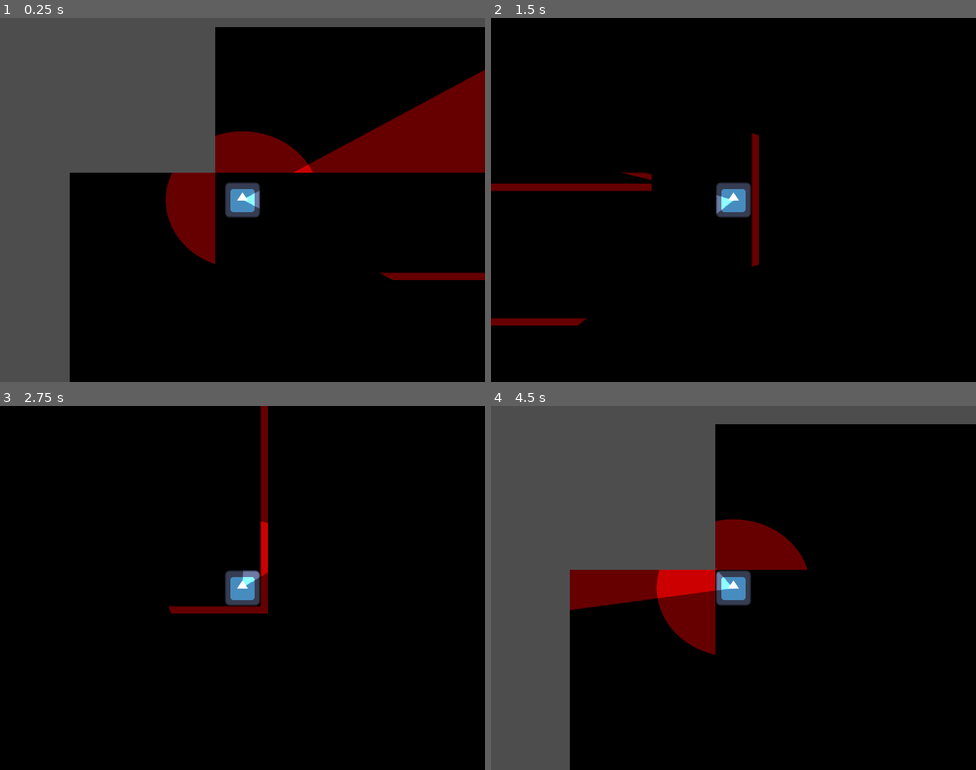
Above: before the commit, frames 1-4 (two rows, left to right).
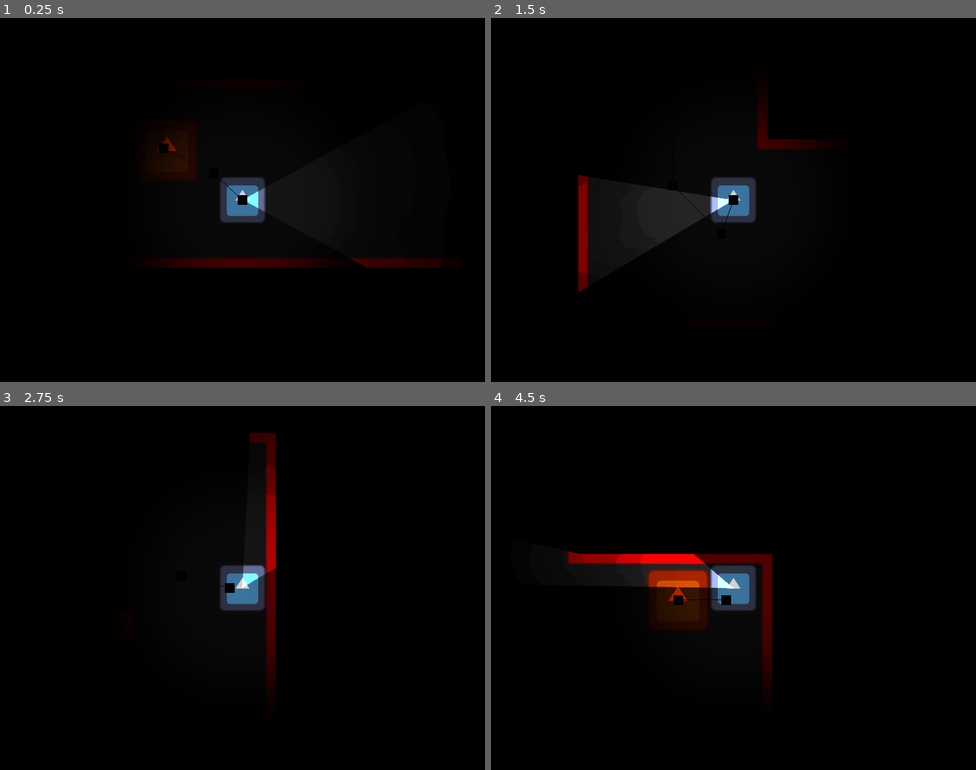
Above: after the commit, the same moments.

Repository: TomkoSK/maze-minigame
Game: Godot game, scene res://Scenes/Main.tscn
Two runs of this game, one before a commit and one after it. Both use one fixed random seed, a clock stepped at 60 frames per second and the inputs below. Before the commit the project starts from res://Main.tscn. The engine's default icon, where the game draws it, is replaced by a stand-in: a white triangle on a blue panel in a dark square.
Inputs (mouse positions are in pixels of both pictures, inside the frame that each line leads up to):
- Up to frame 1 (0.25 s): no input
- Up to frame 2 (1.5 s): move the mouse to (840, 181) at 0.52 s; hold D (right) 0.53-1.28 s; click (840, 181) at 0.67 s; move the mouse to (636, 218) at 1.27 s; hold S (down) from 1.28 s (still down); click (636, 218) at 1.42 s
- Up to frame 3 (2.75 s): tap Enter at 2 s; move the mouse to (291, 507) at 2.02 s; release S (down) at 2.03 s; hold D (right) from 2.03 s (still down); click (291, 507) at 2.17 s
- Up to frame 4 (4.5 s): tap Space at 2.75 s; move the mouse to (709, 660) at 2.77 s; release D (right) at 2.78 s; hold W (up) 2.78-3.53 s; click (709, 660) at 2.92 s; move the mouse to (879, 642) at 3.52 s; hold A (left) from 3.53 s (still down); click (879, 642) at 3.67 s; move the mouse to (588, 533) at 4.27 s; click (588, 533) at 4.42 s

The runs differ from the first frame. In frame 1, 41% of the frame differs, in the area x 0-100%, y 0-100%; in frame 2, 5.8%; in frame 3, 3.3%; in frame 4, 40%.

Commit message:
monster pathfinding added

Diff:
--- a/Player.gd
+++ /dev/null
@@ -1,12 +0,0 @@
-extends CharacterBody2D
-
-@export var SPEED = 200
-
-func _process(_delta):
-	velocity = Input.get_vector("left", "right", "up", "down")*SPEED
-
-	var cursorPos = get_viewport().get_mouse_position()
-	$Flashlight.rotation = Vector2(400, 300).direction_to(cursorPos).angle()
-
-func _physics_process(_delta):
-	move_and_slide()
--- a/Main.tscn
+++ b/Scenes/Main.tscn
@@ -1,18 +1,28 @@
-[gd_scene load_steps=20 format=3 uid="uid://do4gjc6blpi8v"]
-
-[ext_resource type="Script" path="res://MazeManager.gd" id="1_mrxi8"]
-[ext_resource type="PackedScene" uid="uid://djfyvo87iv3jf" path="res://Player.tscn" id="1_y7pjd"]
-[ext_resource type="Texture2D" uid="uid://50qtjxo1jvgh" path="res://tileset.png" id="2_lhrdw"]
-[ext_resource type="Texture2D" uid="uid://cspydg8dxv3gg" path="res://walls.png" id="3_67cd7"]
-[ext_resource type="Texture2D" uid="uid://ce76jcx5nlrgd" path="res://white.png" id="3_fjeeh"]
-
-[sub_resource type="OccluderPolygon2D" id="OccluderPolygon2D_uxn13"]
-polygon = PackedVector2Array(-1, -20, 1, -20, 1, 20, -1, 20)
+[gd_scene load_steps=31 format=3 uid="uid://do4gjc6blpi8v"]
+
+[ext_resource type="PackedScene" uid="uid://djfyvo87iv3jf" path="res://Scenes/Player.tscn" id="1_ag412"]
+[ext_resource type="Texture2D" uid="uid://ce76jcx5nlrgd" path="res://white.png" id="2_eiaci"]
+[ext_resource type="Texture2D" uid="uid://cspydg8dxv3gg" path="res://walls.png" id="3_o24my"]
+[ext_resource type="Texture2D" uid="uid://50qtjxo1jvgh" path="res://tileset.png" id="4_45m5v"]
+[ext_resource type="Script" path="res://Scripts/MazeManager.gd" id="5_hr54a"]
+[ext_resource type="PackedScene" uid="uid://dayha74lfgw5e" path="res://Scenes/Monster.tscn" id="6_0d36j"]
+
+[sub_resource type="NavigationPolygon" id="NavigationPolygon_r70hx"]
+source_geometry_group_name = &"navigation_polygon_source_group"
+
+[sub_resource type="OccluderPolygon2D" id="OccluderPolygon2D_gnlcd"]
+polygon = PackedVector2Array(-1, -20, 1, -20, 1, 20, -1, 20, -1, -2)
+
+[sub_resource type="NavigationPolygon" id="NavigationPolygon_svpc5"]
+source_geometry_group_name = &"navigation_polygon_source_group"
 
 [sub_resource type="OccluderPolygon2D" id="OccluderPolygon2D_u771t"]
 polygon = PackedVector2Array(20, -1, 20, 1, -20, 1, -20, -1)
 
-[sub_resource type="OccluderPolygon2D" id="OccluderPolygon2D_bqt5f"]
+[sub_resource type="OccluderPolygon2D" id="OccluderPolygon2D_j16hm"]
+
+[sub_resource type="OccluderPolygon2D" id="OccluderPolygon2D_5uvdx"]
+polygon = PackedVector2Array(-1, 20, 1, 20, 1, 1, 20, 1, 20, -1, 1, -1, 1, -20, -1, -20, -1, -1, -20, -1, -20, 1, -1, 1)
 
 [sub_resource type="OccluderPolygon2D" id="OccluderPolygon2D_33s0u"]
 polygon = PackedVector2Array(-1, 20, 1, 20, 1, 1, 20, 1, 20, -1, -1, -1)
@@ -20,38 +30,52 @@
 [sub_resource type="OccluderPolygon2D" id="OccluderPolygon2D_axyuf"]
 polygon = PackedVector2Array(20, 1, 20, -1, 1, -1, 1, -20, -1, -20, -1, 1)
 
+[sub_resource type="OccluderPolygon2D" id="OccluderPolygon2D_t2o5a"]
+polygon = PackedVector2Array(20, -1, 20, 1, -16, 1, -16, -1)
+
 [sub_resource type="OccluderPolygon2D" id="OccluderPolygon2D_fnome"]
 polygon = PackedVector2Array(1, 20, -1, 20, -1, 1, -20, 1, -20, -1, 1, -1)
 
 [sub_resource type="OccluderPolygon2D" id="OccluderPolygon2D_p3bin"]
 polygon = PackedVector2Array(1, -20, -1, -20, -1, -1, -20, -1, -20, 1, 1, 1)
 
+[sub_resource type="OccluderPolygon2D" id="OccluderPolygon2D_gai20"]
+polygon = PackedVector2Array(-20, -1, -20, 1, 16, 1, 16, -1)
+
 [sub_resource type="OccluderPolygon2D" id="OccluderPolygon2D_l7opo"]
 polygon = PackedVector2Array(-20, -1, 20, -1, 20, 1, 1, 1, 1, 20, -1, 20, -1, 1, -20, 1)
 
 [sub_resource type="OccluderPolygon2D" id="OccluderPolygon2D_c637b"]
 polygon = PackedVector2Array(1, 20, 1, -20, -1, -20, -1, -1, -20, -1, -20, 1, -1, 1, -1, 20)
 
+[sub_resource type="OccluderPolygon2D" id="OccluderPolygon2D_pca2n"]
+polygon = PackedVector2Array(1, -20, -1, -20, -1, 16, 1, 16)
+
 [sub_resource type="OccluderPolygon2D" id="OccluderPolygon2D_sg3yt"]
 polygon = PackedVector2Array(-20, 1, 20, 1, 20, -1, 1, -1, 1, -20, -1, -20, -1, -1, -20, -1)
 
 [sub_resource type="OccluderPolygon2D" id="OccluderPolygon2D_4agq5"]
 polygon = PackedVector2Array(-1, 20, -1, -20, 1, -20, 1, -1, 20, -1, 20, 1, 1, 1, 1, 20)
 
+[sub_resource type="OccluderPolygon2D" id="OccluderPolygon2D_pwtp4"]
+polygon = PackedVector2Array(1, -16, 1, 20, -1, 20, -1, -16)
+
 [sub_resource type="TileSetAtlasSource" id="TileSetAtlasSource_t4pw7"]
-texture = ExtResource("3_67cd7")
+texture = ExtResource("3_o24my")
 separation = Vector2i(1, 1)
 texture_region_size = Vector2i(40, 40)
 0:0/0 = 0
-0:0/0/occlusion_layer_0/polygon = SubResource("OccluderPolygon2D_uxn13")
+0:0/0/occlusion_layer_0/polygon = SubResource("OccluderPolygon2D_gnlcd")
 0:0/0/physics_layer_0/linear_velocity = Vector2(0, 0)
 0:0/0/physics_layer_0/angular_velocity = 0.0
 0:0/0/physics_layer_0/polygon_0/points = PackedVector2Array(-5, -20, 5, -20, 5, 20, -5, 20)
+0:0/0/navigation_layer_0/polygon = SubResource("NavigationPolygon_r70hx")
 0:1/0 = 0
 0:1/0/occlusion_layer_0/polygon = SubResource("OccluderPolygon2D_u771t")
 0:1/0/physics_layer_0/linear_velocity = Vector2(0, 0)
 0:1/0/physics_layer_0/angular_velocity = 0.0
 0:1/0/physics_layer_0/polygon_0/points = PackedVector2Array(20, -5, 20, 5, -20, 5, -20, -5)
+0:1/0/navigation_layer_0/polygon = SubResource("NavigationPolygon_svpc5")
 1:1/0 = 0
 1:1/0/occlusion_layer_0/polygon = SubResource("OccluderPolygon2D_axyuf")
 1:1/0/physics_layer_0/linear_velocity = Vector2(0, 0)
@@ -105,17 +129,60 @@
 4:1/0/physics_layer_0/polygon_1/points = PackedVector2Array(5, 20, 5, 5, -5, 5, -5, 20)
 4:1/0/physics_layer_0/polygon_2/points = PackedVector2Array(5, -5, -5, -5, -5, -20, 5, -20)
 0:2/0 = 0
-0:2/0/occlusion_layer_0/polygon = SubResource("OccluderPolygon2D_bqt5f")
+0:2/0/occlusion_layer_0/polygon = SubResource("OccluderPolygon2D_j16hm")
 0:2/0/physics_layer_0/linear_velocity = Vector2(0, 0)
 0:2/0/physics_layer_0/angular_velocity = 0.0
 0:2/0/physics_layer_0/polygon_0/points = PackedVector2Array(-20, -20, 20, -20, 20, 20, -20, 20)
+1:2/0 = 0
+1:2/0/occlusion_layer_0/polygon = SubResource("OccluderPolygon2D_t2o5a")
+1:2/0/physics_layer_0/linear_velocity = Vector2(0, 0)
+1:2/0/physics_layer_0/angular_velocity = 0.0
+1:2/0/physics_layer_0/polygon_0/points = PackedVector2Array(-20, -5, 20, -5, 20, 5, -20, 5)
+2:2/0 = 0
+2:2/0/occlusion_layer_0/polygon = SubResource("OccluderPolygon2D_gai20")
+2:2/0/physics_layer_0/linear_velocity = Vector2(0, 0)
+2:2/0/physics_layer_0/angular_velocity = 0.0
+2:2/0/physics_layer_0/polygon_0/points = PackedVector2Array(-20, -5, 20, -5, 20, 5, -20, 5)
+3:2/0 = 0
+3:2/0/occlusion_layer_0/polygon = SubResource("OccluderPolygon2D_pca2n")
+3:2/0/physics_layer_0/linear_velocity = Vector2(0, 0)
+3:2/0/physics_layer_0/angular_velocity = 0.0
+3:2/0/physics_layer_0/polygon_0/points = PackedVector2Array(5, -20, 5, 20, -5, 20, -5, -20)
+4:2/0 = 0
+4:2/0/occlusion_layer_0/polygon = SubResource("OccluderPolygon2D_pwtp4")
+4:2/0/physics_layer_0/linear_velocity = Vector2(0, 0)
+4:2/0/physics_layer_0/angular_velocity = 0.0
+4:2/0/physics_layer_0/polygon_0/points = PackedVector2Array(5, -20, 5, 20, -5, 20, -5, -20)
+0:3/0 = 0
+0:3/0/occlusion_layer_0/polygon = SubResource("OccluderPolygon2D_5uvdx")
+0:3/0/physics_layer_0/linear_velocity = Vector2(0, 0)
+0:3/0/physics_layer_0/angular_velocity = 0.0
+0:3/0/physics_layer_0/polygon_0/points = PackedVector2Array(-20, -5, -5, -5, -5, -20, 5, -20, 5, -5, 20, -5, 20, 5, 5, 5, 5, 20, -5, 20, -5, 5, -20, 5)
+
+[sub_resource type="NavigationPolygon" id="NavigationPolygon_3ebut"]
+vertices = PackedVector2Array(20, 20, -20, 20, -20, -20, 20, -20)
+polygons = Array[PackedInt32Array]([PackedInt32Array(0, 1, 2, 3)])
+outlines = Array[PackedVector2Array]([PackedVector2Array(-20, -20, 20, -20, 20, 20, -20, 20)])
+source_geometry_group_name = &"navigation_polygon_source_group"
+agent_radius = 0.0
+
+[sub_resource type="OccluderPolygon2D" id="OccluderPolygon2D_b2cl0"]
+
+[sub_resource type="NavigationPolygon" id="NavigationPolygon_ow1cx"]
+vertices = PackedVector2Array(20, 20, -20, 20, -20, -20, 20, -20)
+polygons = Array[PackedInt32Array]([PackedInt32Array(0, 1, 2, 3)])
+outlines = Array[PackedVector2Array]([PackedVector2Array(-20, -20, 20, -20, 20, 20, -20, 20)])
+source_geometry_group_name = &"navigation_polygon_source_group"
+agent_radius = 0.0
 
 [sub_resource type="TileSetAtlasSource" id="TileSetAtlasSource_ohspt"]
-texture = ExtResource("2_lhrdw")
+texture = ExtResource("4_45m5v")
 texture_region_size = Vector2i(40, 40)
 0:0/0 = 0
+0:0/0/occlusion_layer_1/polygon = SubResource("OccluderPolygon2D_b2cl0")
 0:0/0/physics_layer_0/linear_velocity = Vector2(0, 0)
 0:0/0/physics_layer_0/angular_velocity = 0.0
+0:0/0/navigation_layer_0/polygon = SubResource("NavigationPolygon_3ebut")
 1:0/0 = 0
 1:0/0/physics_layer_0/linear_velocity = Vector2(0, 0)
 1:0/0/physics_layer_0/angular_velocity = 0.0
@@ -126,6 +193,7 @@
 1:1/0 = 0
 1:1/0/physics_layer_0/linear_velocity = Vector2(0, 0)
 1:1/0/physics_layer_0/angular_velocity = 0.0
+1:1/0/navigation_layer_0/polygon = SubResource("NavigationPolygon_ow1cx")
 0:1/0 = 0
 0:1/0/physics_layer_0/linear_velocity = Vector2(0, 0)
 0:1/0/physics_layer_0/angular_velocity = 0.0
@@ -133,14 +201,17 @@
 [sub_resource type="TileSet" id="TileSet_o2uf7"]
 tile_size = Vector2i(40, 40)
 occlusion_layer_0/light_mask = 1
+occlusion_layer_1/light_mask = 2
 physics_layer_0/collision_layer = 1
+navigation_layer_0/layers = 1
 sources/1 = SubResource("TileSetAtlasSource_ohspt")
 sources/0 = SubResource("TileSetAtlasSource_t4pw7")
 
 [node name="Main" type="Node2D"]
 
-[node name="Player" parent="." instance=ExtResource("1_y7pjd")]
-position = Vector2(15, 15)
+[node name="Player" parent="." instance=ExtResource("1_ag412")]
+position = Vector2(52, 31)
+scale = Vector2(0.984127, 1)
 motion_mode = 1
 SPEED = 300
 
@@ -150,12 +221,18 @@
 z_index = -15
 position = Vector2(395, 332)
 scale = Vector2(26.825, 19.925)
-texture = ExtResource("3_fjeeh")
-
-[node name="TileMap" type="TileMap" parent="."]
+texture = ExtResource("2_eiaci")
+
+[node name="Tilemap" type="TileMap" parent="."]
 tile_set = SubResource("TileSet_o2uf7")
 format = 2
-script = ExtResource("1_mrxi8")
+script = ExtResource("5_hr54a")
 
 [node name="CanvasModulate" type="CanvasModulate" parent="."]
 color = Color(0, 0, 0, 1)
+
+[node name="Monster" parent="." node_paths=PackedStringArray("target") instance=ExtResource("6_0d36j")]
+target = NodePath("../Player")
+WANDER_SPEED = 25.0
+RUN_SPEED = 100.0
+BLIND_CHASE_DURATION = 8.0
--- /dev/null
+++ b/Scenes/Monster.tscn
@@ -0,0 +1,24 @@
+[gd_scene load_steps=4 format=3 uid="uid://dayha74lfgw5e"]
+
+[ext_resource type="Texture2D" uid="uid://ba2vdnscmq6cj" path="res://icon.svg" id="1_1e466"]
+[ext_resource type="Script" path="res://Scripts/Monster.gd" id="1_ucpxo"]
+
+[sub_resource type="RectangleShape2D" id="RectangleShape2D_abb2j"]
+size = Vector2(26, 26)
+
+[node name="Monster" type="CharacterBody2D"]
+script = ExtResource("1_ucpxo")
+
+[node name="CollisionShape2D" type="CollisionShape2D" parent="."]
+shape = SubResource("RectangleShape2D_abb2j")
+
+[node name="Sprite2D" type="Sprite2D" parent="."]
+modulate = Color(1, 0.192157, 0, 1)
+scale = Vector2(0.2, 0.2)
+texture = ExtResource("1_1e466")
+
+[node name="NavigationAgent2D" type="NavigationAgent2D" parent="."]
+path_desired_distance = 5.0
+target_desired_distance = 0.1
+path_postprocessing = 1
+debug_enabled = true
--- a/Player.tscn
+++ b/Scenes/Player.tscn
@@ -1,9 +1,9 @@
 [gd_scene load_steps=6 format=3 uid="uid://djfyvo87iv3jf"]
 
-[ext_resource type="Script" path="res://Player.gd" id="1_pb76f"]
+[ext_resource type="Script" path="res://Scripts/Player.gd" id="1_pb76f"]
 [ext_resource type="Texture2D" uid="uid://ba2vdnscmq6cj" path="res://icon.svg" id="2_i7nb4"]
-[ext_resource type="Texture2D" uid="uid://djldn114xblto" path="res://light.png" id="3_uxni6"]
-[ext_resource type="Texture2D" uid="uid://idbylid3q4oo" path="res://circle.png" id="4_vkinr"]
+[ext_resource type="Texture2D" uid="uid://ck6hxnn2mekwx" path="res://cone.png" id="3_vikql"]
+[ext_resource type="Texture2D" uid="uid://ds2dcu4hu25j" path="res://uncone_flashligh.png" id="4_oc82a"]
 
 [sub_resource type="RectangleShape2D" id="RectangleShape2D_7jywd"]
 
@@ -19,16 +19,15 @@
 texture = ExtResource("2_i7nb4")
 
 [node name="Flashlight" type="PointLight2D" parent="."]
-scale = Vector2(0.4, 0.4)
-blend_mode = 2
 shadow_enabled = true
-texture = ExtResource("3_uxni6")
+texture = ExtResource("3_vikql")
+texture_scale = 0.2
 
 [node name="Camera2D" type="Camera2D" parent="."]
-zoom = Vector2(3, 3)
+zoom = Vector2(4, 4)
 
 [node name="PlayerLight" type="PointLight2D" parent="."]
 position = Vector2(3.8147e-06, 0)
-scale = Vector2(0.21125, 0.188845)
+scale = Vector2(0.9, 0.9)
 shadow_enabled = true
-texture = ExtResource("4_vkinr")
+texture = ExtResource("4_oc82a")
--- a/MazeManager.gd
+++ b/Scripts/MazeManager.gd
@@ -15,7 +15,7 @@
 		for x in range(MAZE_WIDTH):
 			set_cell(0, Vector2(x, y), WALL_SOURCE_ID, WALL_TILE)
 
-	for x in range(MAZE_WIDTH):
+	for x in range(-2,MAZE_WIDTH+2):
 		set_cell(0, Vector2(x, -1), WALL_SOURCE_ID, WALL_TILE)
 		set_cell(0, Vector2(x, MAZE_HEIGHT), WALL_SOURCE_ID, WALL_TILE)
 
@@ -53,15 +53,17 @@
 	neighbours.append(Vector2(coords.x, coords.y-2))
 	return neighbours
 
-func convertWalls():#converts the walls from the full sized boxes to the thin version
-	for x in range(MAZE_WIDTH):
-		for y in range(MAZE_HEIGHT):
+func convertWalls():#converts the wallrom the full sized boxes to the thin version
+	for x in range(-1, MAZE_WIDTH+1):
+		for y in range(-1, MAZE_HEIGHT+1):
 			if(get_cell_source_id(0, Vector2(x, y)) == WALL_SOURCE_ID):
 				var topWall = get_cell_source_id(0, Vector2(x, y-1)) == WALL_SOURCE_ID
 				var bottomWall = get_cell_source_id(0, Vector2(x, y+1)) == WALL_SOURCE_ID
 				var leftWall = get_cell_source_id(0, Vector2(x-1, y)) == WALL_SOURCE_ID
 				var rightWall = get_cell_source_id(0, Vector2(x+1, y)) == WALL_SOURCE_ID
-				if(bottomWall and leftWall and rightWall):
+				if(bottomWall and leftWall and topWall and rightWall):
+					set_cell(0, Vector2(x, y), WALL_SOURCE_ID, Vector2(0, 3))
+				elif(bottomWall and leftWall and rightWall):
 					set_cell(0, Vector2(x, y), WALL_SOURCE_ID, Vector2(3, 0))
 				elif(topWall and leftWall and rightWall):
 					set_cell(0, Vector2(x, y), WALL_SOURCE_ID, Vector2(4, 0))
@@ -81,10 +83,14 @@
 					set_cell(0, Vector2(x, y), WALL_SOURCE_ID, Vector2(2, 0))
 				elif(leftWall and topWall):
 					set_cell(0, Vector2(x, y), WALL_SOURCE_ID, Vector2(2, 1))
-				elif(leftWall or rightWall):
-					set_cell(0, Vector2(x, y), WALL_SOURCE_ID, Vector2(0, 1))
-				elif(topWall or bottomWall):
-					set_cell(0, Vector2(x, y), WALL_SOURCE_ID, Vector2(0, 0))
+				elif(rightWall):
+					set_cell(0, Vector2(x, y), WALL_SOURCE_ID, Vector2(1, 2))
+				elif(leftWall):
+					set_cell(0, Vector2(x, y), WALL_SOURCE_ID, Vector2(2, 2))
+				elif(topWall):
+					set_cell(0, Vector2(x, y), WALL_SOURCE_ID, Vector2(3, 2))
+				elif(bottomWall):
+					set_cell(0, Vector2(x, y), WALL_SOURCE_ID, Vector2(4, 2))
 
 
 """
--- /dev/null
+++ b/Scripts/Monster.gd
@@ -0,0 +1,182 @@
+extends CharacterBody2D
+
+@export var target : Node2D
+@export var WANDER_SPEED : float
+@export var RUN_SPEED : float
+@export var BLIND_CHASE_DURATION : float
+var mode
+var blindTime
+var startDirection = null
+var chaseDirection = null
+var oppositeDirection = null
+
+func _ready():
+	mode = "wander"
+	getPath()
+
+func _physics_process(_delta):
+	var spaceState = get_world_2d().direct_space_state
+	var query = PhysicsRayQueryParameters2D.create(position, target.position)
+	var result = spaceState.intersect_ray(query)
+	if(result.collider == target and position.distance_to(target.position) < 600):
+		startDirection = null
+		mode = "chase"
+	elif(mode=="chase"):
+		mode = "chaseBlind"
+		blindTime = Time.get_ticks_msec()
+		oppositeDirection = null
+		chaseDirection = null
+
+	if(mode == "chase" or mode == "chaseBlind" or (mode == "wander" and position.distance_to($NavigationAgent2D.target_position) < 50)):
+		getPath()
+
+	var direction = $NavigationAgent2D.get_next_path_position()-position
+
+	if(mode == "wander"):
+		velocity = direction.normalized()*WANDER_SPEED
+	else:
+		velocity = direction.normalized()*RUN_SPEED
+	move_and_slide()
+
+func getPath():
+	if(mode == "wander"):
+		var rng = RandomNumberGenerator.new()
+		var x = rng.randi_range(0, 35)
+		var y = rng.randi_range(0, 25)
+		$NavigationAgent2D.target_position = Vector2(x*40, y*40)
+	if(mode == "chase"):
+		$NavigationAgent2D.target_position = target.position
+	if(mode == "chaseBlind"):
+		if(Time.get_ticks_msec()-blindTime > BLIND_CHASE_DURATION*1000):
+			mode = "wander"
+			get_path()
+			return
+		if(position.distance_to($NavigationAgent2D.target_position) < 10):
+			if(startDirection == null):
+				getStartDirection()
+				print(startDirection)
+			if(chaseDirection):
+				var pos = getTilemapPosition()
+				var x = pos[0]
+				var y = pos[1]
+				var tilemap = get_node("../Tilemap")
+				match chaseDirection:
+					"up":
+						if(tilemap.get_cell_source_id(0, Vector2(x, y-1)) != 0):
+							$NavigationAgent2D.target_position = Vector2(x*40+20, (y-1)*40+20)
+							return
+					"down":
+						if(tilemap.get_cell_source_id(0, Vector2(x, y+1)) != 0):
+							$NavigationAgent2D.target_position = Vector2(x*40+20, (y+1)*40+20)
+							return
+					"left":
+						if(tilemap.get_cell_source_id(0, Vector2(x-1, y)) != 0):
+							$NavigationAgent2D.target_position = Vector2((x-1)*40+20, y*40+20)
+							return
+					"right":
+						if(tilemap.get_cell_source_id(0, Vector2(x+1, y)) != 0):
+							$NavigationAgent2D.target_position = Vector2((x+1)*40+20, y*40+20)
+							return
+		else:
+			return
+		getDirection()
+
+func getDirection():
+	var directions = ["up", "down", "left", "right"]
+	if(startDirection):
+		directions.erase(startDirection)
+	if(oppositeDirection):
+		directions.erase(oppositeDirection)
+	var pos = getTilemapPosition()
+	var x = pos[0]
+	var y = pos[1]
+	var tilemap = get_node("../Tilemap")
+	while true:
+		chaseDirection = directions.pick_random()
+		match chaseDirection:
+			"up":
+				if(tilemap.get_cell_source_id(0, Vector2(x, y-1)) == 0):
+					directions.erase(chaseDirection)
+				else:
+					oppositeDirection = "down"
+					break
+			"down":
+				if(tilemap.get_cell_source_id(0, Vector2(x, y+1)) == 0):
+					directions.erase(chaseDirection)
+				else:
+					oppositeDirection = "up"
+					break
+			"left":
+				if(tilemap.get_cell_source_id(0, Vector2(x-1, y)) == 0):
+					directions.erase(chaseDirection)
+				else:
+					oppositeDirection = "right"
+					break
+			"right":
+				if(tilemap.get_cell_source_id(0, Vector2(x+1, y)) == 0):
+					directions.erase(chaseDirection)
+				else:
+					oppositeDirection = "left"
+					break
+		if(len(directions) == 0):
+			if(startDirection):
+				chaseDirection = startDirection
+			else:
+				chaseDirection = oppositeDirection
+			match chaseDirection:
+				"up":
+					oppositeDirection = "down"
+				"down":
+					oppositeDirection = "up"
+				"left":
+					oppositeDirection = "right"
+				"right":
+					oppositeDirection = "left"
+			break
+	if(startDirection):
+		startDirection = false
+
+func getTilemapPosition():#help me
+	var x = int(position.x/40)
+	var y = int(position.y/40)
+	var tilemap = get_node("../Tilemap")
+	if(tilemap.get_cell_source_id(0, Vector2(x, y)) == 0):
+		if(position.x-x*40 < position.y-y*40):
+			x += 1
+			if(tilemap.get_cell_source_id(0, Vector2(x, y)) == 0):
+				y += 1
+				if(tilemap.get_cell_source_id(0, Vector2(x, y)) == 0):
+					x -= 1
+		else:
+			y += 1
+			if(tilemap.get_cell_source_id(0, Vector2(x, y)) == 0):
+				x += 1
+				if(tilemap.get_cell_source_id(0, Vector2(x, y)) == 0):
+					y -= 1
+	return [x, y]
+
+func getStartDirection():
+	var startPosition = $NavigationAgent2D.get_current_navigation_path()[0]
+	var pos = getTilemapPosition()
+	var x = pos[0]
+	var y = pos[1]
+	var closestDirection = "up"#will return up by default, so that it doesnt crash if all 4 tiles around are walls or something
+	var smallestDistance = 1000000000
+	var tilemap = get_node("../Tilemap")
+	if(tilemap.get_cell_source_id(0, Vector2(x-1, y)) != 0):
+		if(Vector2((x-1)*40, y*40).distance_to(startPosition) < smallestDistance):
+			closestDirection = "left"
+			smallestDistance = Vector2((x-1)*40, y*40).distance_to(startPosition)
+	if(tilemap.get_cell_source_id(0, Vector2(x+1, y)) != 0):
+		if(Vector2((x+1)*40, y*40).distance_to(startPosition) < smallestDistance):
+			closestDirection = "right"
+			smallestDistance = Vector2((x+1)*40, y*40).distance_to(startPosition)
+	if(tilemap.get_cell_source_id(0, Vector2(x, y-1)) != 0):
+		if(Vector2(x*40, (y-1)*40).distance_to(startPosition) < smallestDistance):
+			closestDirection = "up"
+			smallestDistance = Vector2(x*40, (y-1)*40).distance_to(startPosition)
+	if(tilemap.get_cell_source_id(0, Vector2(x, y+1)) != 0):
+		if(Vector2(x*40, (y+1)*40).distance_to(startPosition) < smallestDistance):
+			closestDirection = "down"
+			smallestDistance = Vector2(x*40, (y+1)*40).distance_to(startPosition)
+	startDirection = closestDirection
--- /dev/null
+++ b/Scripts/Player.gd
@@ -0,0 +1,25 @@
+extends CharacterBody2D
+
+@export var SPEED = 200
+
+func _process(_delta):
+	velocity = Input.get_vector("left", "right", "up", "down")*SPEED
+
+	var cursorPos = get_viewport().get_mouse_position()
+	$Flashlight.rotation = Vector2(400, 300).direction_to(cursorPos).angle()
+
+func _physics_process(_delta):
+	move_and_slide()
+
+func _input(event):
+	if(event is InputEventMouseButton):
+		if(event.button_index == 1 and event.is_pressed()):
+			var tween = create_tween()
+			tween.tween_property($Flashlight, "scale", Vector2(1, 0.5), 0.1)
+			tween = create_tween()
+			tween.tween_property($Flashlight, "energy", 3, 0.1)
+		if(event.button_index == 1 and !event.is_pressed()):
+			var tween = create_tween()
+			tween.tween_property($Flashlight, "scale", Vector2(1, 1), 0.1)
+			tween = create_tween()
+			tween.tween_property($Flashlight, "energy", 1, 0.1)
--- a/project.godot
+++ b/project.godot
@@ -11,7 +11,7 @@
 [application]
 
 config/name="maze-minigame"
-run/main_scene="res://Main.tscn"
+run/main_scene="res://Scenes/Main.tscn"
 config/features=PackedStringArray("4.2", "GL Compatibility")
 config/icon="res://icon.svg"
 
Binary file added: cone.png
Not shown, added: cone.png.import
Binary file changed: tileset.png
Binary file added: uncone_flashligh.png
Not shown, added: uncone_flashligh.png.import
Binary file changed: walls.png
Binary file added: wallstransparent.png
Not shown, added: wallstransparent.png.import
Not shown, added: tileset.png~
Not shown, added: walls.png~
